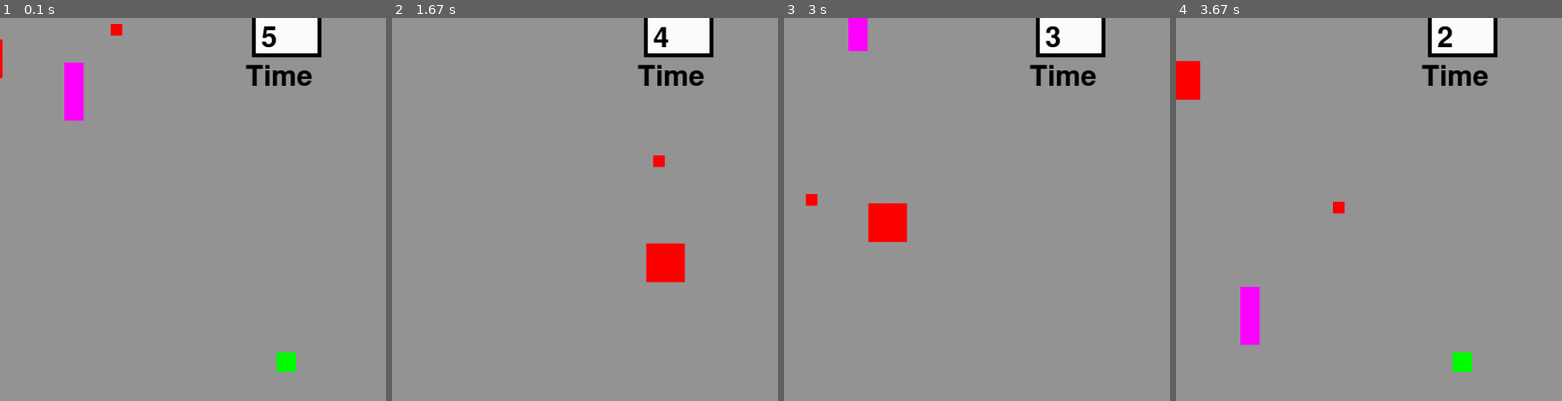
Above: before the commit, frames 1-4 (left to right).
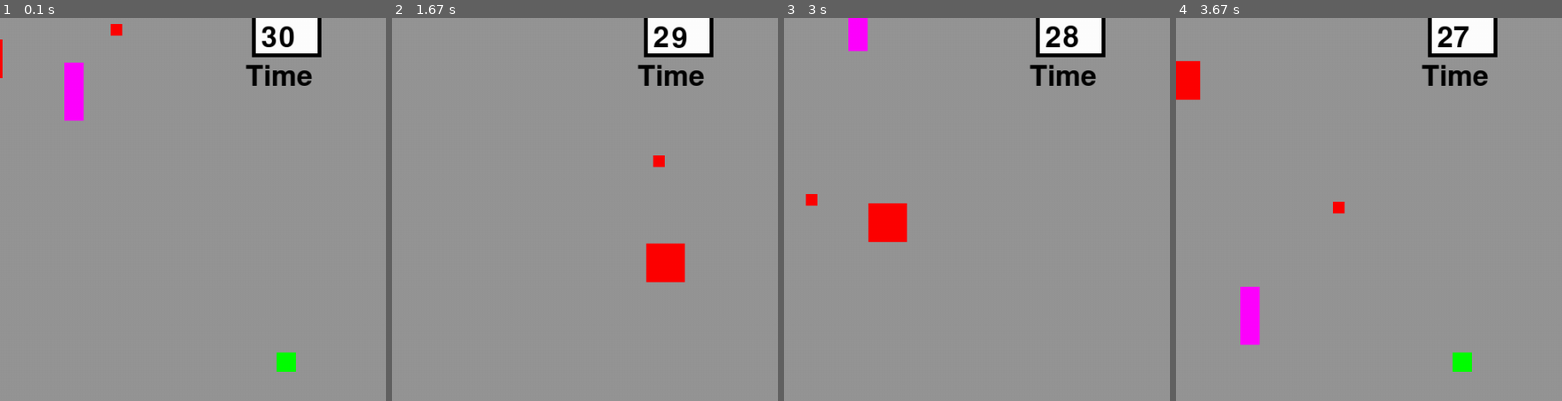
Above: after the commit, the same moments.

Repository: michaeljurkojc88-cloud/Michael-Jurkojc-ICS3U
Game: pygame game, started from survive 120 seconds.py
The game is run twice, just before and just after one commit, with the same random seed, the same clock (stepped at 60 frames per second) and the same inputs.
Inputs:
- Up to frame 1 (0.1 s): no input
- Up to frame 2 (1.67 s): hold Right 0.33-0.8 s; hold Up 0.83-1.13 s; hold Right 1.17-1.63 s
- Up to frame 3 (3 s): hold Left 1.67-2.2 s; hold Down 2.23-2.53 s; hold Left 2.57-2.97 s
- Up to frame 4 (3.67 s): hold Up 3-3.37 s
The pictures show only the part of the screen within x 12-62%, y 4-54%; the shares and areas given below are measured in that part.

The runs differ from the first frame. In frame 1, 0.2% of the frame differs, in the area x 67-77%, y 2-8%; in frame 2, 0.3%; in frame 3, 0.3%; in frame 4, 0.1%.

Commit message:
changed times

Diff:
--- a/survive 120 seconds.py
+++ b/survive 120 seconds.py
@@ -67,7 +67,7 @@
 bullet2_width = 15
 bullet2_height = 15
 
-time = 5
+time = 30
 level = 1
 win = False
 
@@ -254,7 +254,7 @@
     ================================
     """
     if time <= 0 and level == 1:
-        time = 5
+        time = 30
         level += 1
         enemy_x = 50
         enemy_y = 50
@@ -286,7 +286,7 @@
 
 
     if time <= 0 and level == 2:
-        time = 5
+        time = 30
         level += 1
         enemy_x = 50
         enemy_y = 50
